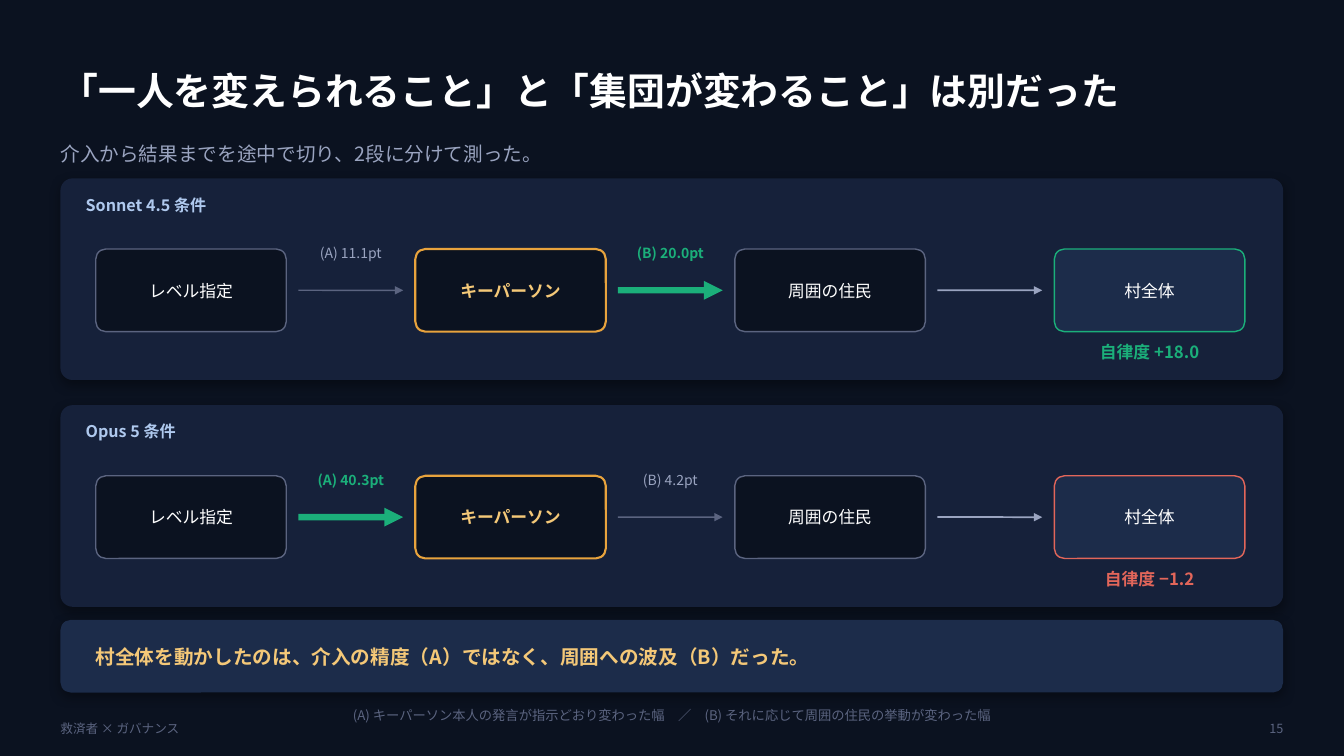
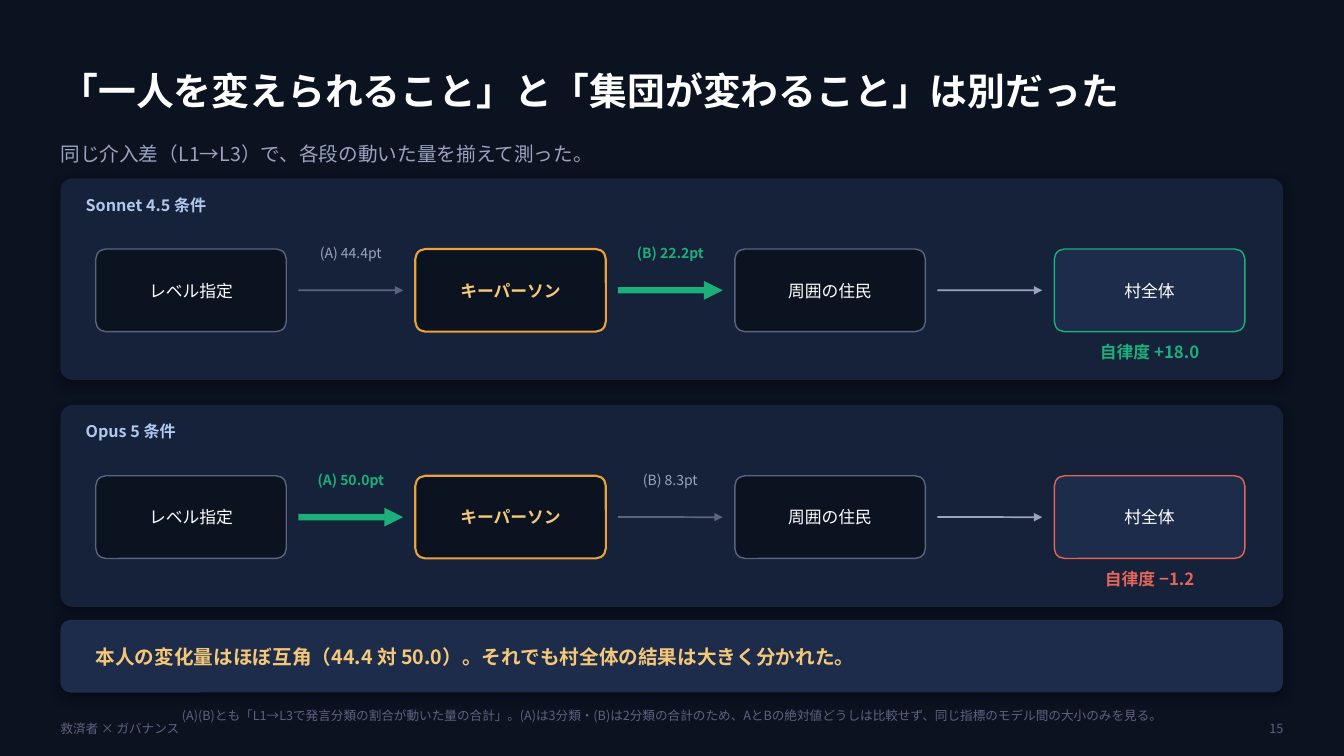
Before and after one commit to sakurako-cottoncandy/beyond-the-savior, a slide deck: slide 15 of docs/Beyond_the_Savior.pptx. Drawn at 1344x756 pixels with LibreOffice and Linux fonts; fonts in the diff are those of the drawing. Boxes give left, top, right and bottom in pixels: in the first picture for what was removed or moved away, otherwise in the second. Text is boxed around its words. In the diff, an @@ line names an element or a change of style, - is before the commit and + after.

Commit message:
鎖の各段を同一の介入差で揃えて再計算（比較軸の不一致を修正）
指摘を受けて確認したところ、鎖として並べていた3つの数値は定義が揃っていなかった:
  (A) +11.1/+40.3  … L1→L4の単独決定の変化
  (B) 20.0/4.2     … L1/L3/L4のレンジ
  村全体 +18.0/-1.2 … L1→L3の自律度変化
これでは1本の鎖の比較になっていないため、analyze_chain.py を追加し、
同一の2水準間で「割合が何pt動いたか」に統一して再計算した。

主たる介入差(L1→L3)で揃えた結果、評価が変わった:
  (A) 本人   Sonnet 44.4 / Opus 50.0  … ほぼ互角
  (B) 周囲   Sonnet 22.2 / Opus  8.3
  村全体     Sonnet +18.0 / Opus -1.2
本人の変化量はほぼ同じなのに村の結果が分かれた、という以前より明確な形になった。

3つの介入差すべてで集計:
  (A)は3/3でOpusが大きい、(B)は3/3でSonnetが大きい、村全体は2/3でSonnetが大きい
  → 村全体の変化は(A)より(B)とよく対応している

主張を弱めた:
- 「集団を動かしたのは介入の精度ではなく波及」と断定していたのを
  「村全体の変化の大きさは、本人への介入反映の大きさより、
    周囲の挙動変化の大きさと対応していた」に変更
- (A)は3分類・(B)は2分類の合計のため絶対値どうしは比較できない旨を明記
- 一致は3点中2点でありL1→L4では逆転すること、L3→L4では(B)がほぼ互角なのに
  村全体は開いていることを明記し、「厳密な因果連鎖の定量比較ではなく
  各段階で観測された感度の要約」と位置づけた
- analyze_compliance/propagation の出力を並べて鎖として比較してはならない旨を追記

```diff
--- a/docs/Beyond_the_Savior.pptx
+++ b/docs/Beyond_the_Savior.pptx
@@ text at (60,144,592,163): text changed @@
-介入から結果までを途中で切り、2段に分けて測った。
+同じ介入差（L1→L3）で、各段の動いた量を揃えて測った。
@@ text at (320,247,382,261): text changed @@
-(A) 11.1pt
+(A) 44.4pt
@@ text at (637,246,704,261): text changed @@
-(B) 20.0pt
+(B) 22.2pt
@@ text at (318,473,384,488): text changed @@
-(A) 40.3pt
+(A) 50.0pt
@@ text at (643,474,698,488): text changed @@
-(B) 4.2pt
+(B) 8.3pt
@@ text at (96,647,854,666): text changed @@
-村全体を動かしたのは、介入の精度（A）ではなく、周囲への波及（B）だった。
+本人の変化量はほぼ互角（44.4 対 50.0）。それでも村全体の結果は大きく分かれた。
@@ text at (182,709,1162,722): text changed; size 9.5 to 9 pt @@
-(A) キーパーソン本人の発言が指示どおり変わった幅 ／ (B) それに応じて周囲の住民の挙動が変わった幅
+(A)(B)とも「L1→L3で発言分類の割合が動いた量の合計」。(A)は3分類・(B)は2分類の合計のため、AとBの絶対値どうしは比較せず、同じ指標のモデル間の大小のみを見る。
```
Also in this commit, not shown: 2 other slides changed, 3 other files.
